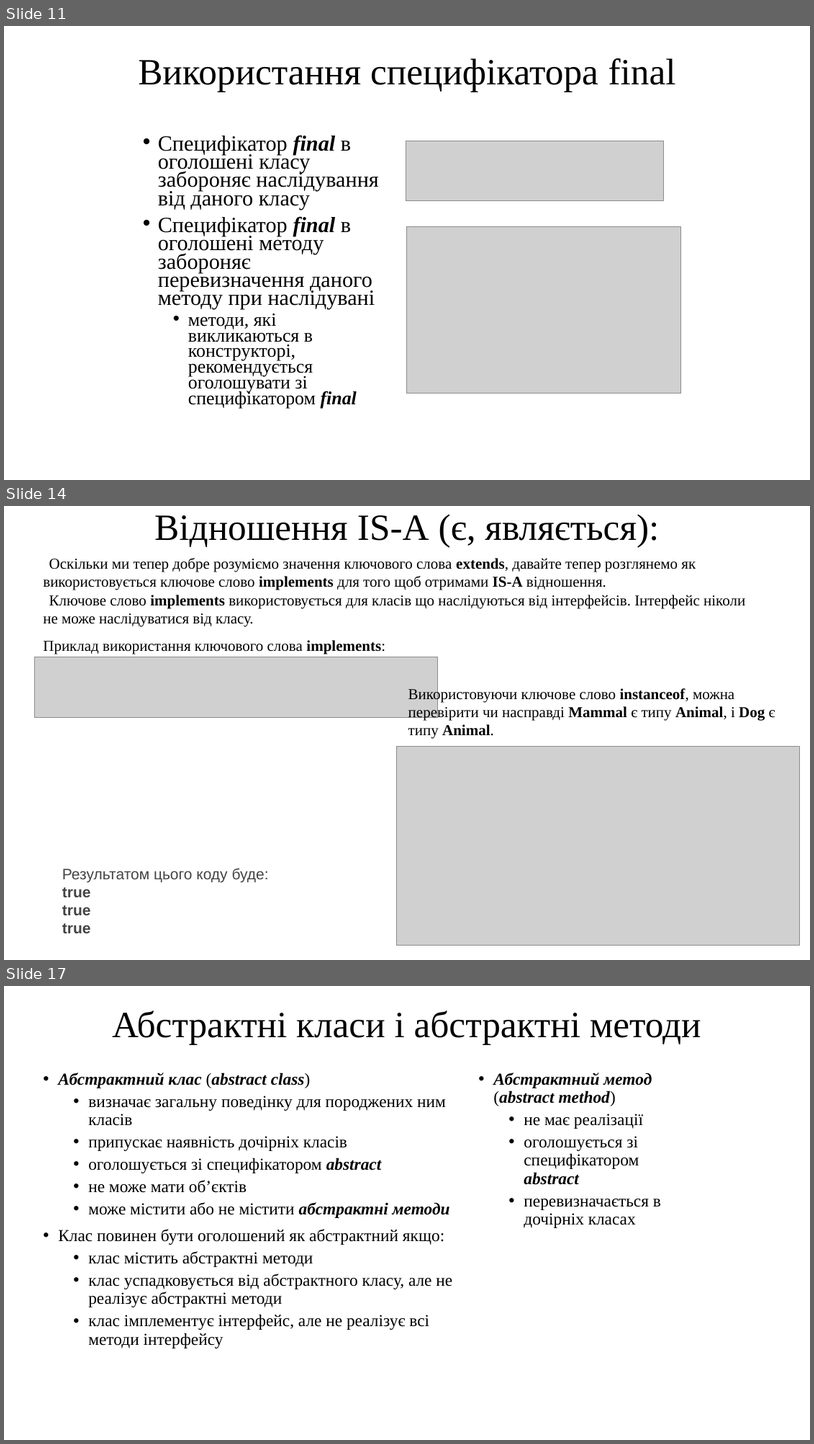
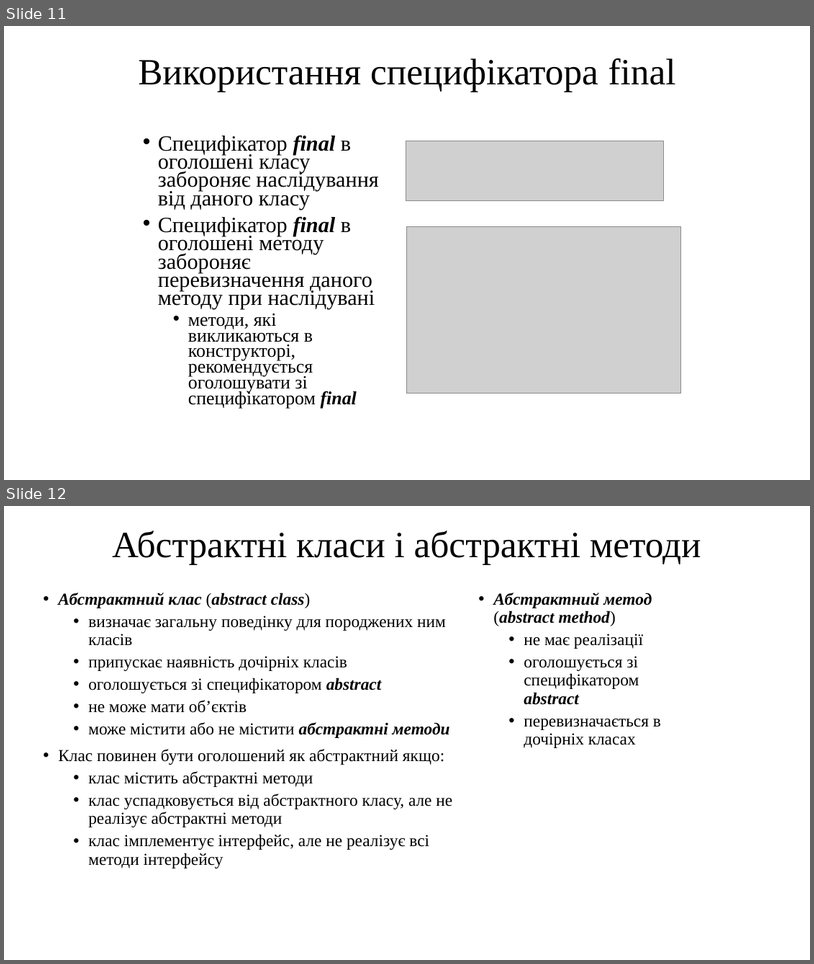
Before and after one commit to arg3ntuum/JavaCourse, a slide deck: Java Урок 11 ООП. Наслідування і абстракні класи.pptx. Shown one above the other, each under a label of ours: slides 11, 14 and 17 before the commit, slides 11 and 12 after it; the slides between them are not shown. The pictures are 814x1444 and 814x964 pixels, drawn with LibreOffice and Linux fonts; fonts in the diff are those of the drawing; grey boxes stand for pictures. Boxes give left, top, right and bottom in pixels: in the first picture for what was removed or moved away, otherwise in the second. Text is boxed around its words. In the diff, an @@ line names an element or a change of style, - is before the commit and + after.

```diff
--- a/Java Урок 11 ООП. Наслідування і абстракні класи.pptx
+++ b/Java Урок 11 ООП. Наслідування і абстракні класи.pptx
@@ slide 14 removed at (x1=4, y1=506, x2=810, y2=960), background #FFFFFF @@
@@ text removed at (x1=154, y1=514, x2=659, y2=548) @@
-Відношення IS-A (є, являється):
@@ text removed at (x1=43, y1=558, x2=746, y2=627) @@
-Оскільки ми тепер добре розуміємо значення ключового cлова extends, давайте тепер розглянемо як використовується ключове слово implements для того щоб отримами IS-A відношення.
-Ключове слово implements використовується для класів що наслідуються від інтерфейсів. Інтерфейс ніколи не може наслідуватися від класу.
@@ text removed at (x1=43, y1=640, x2=386, y2=654) @@
-Приклад використання ключового слова implements:
@@ picture removed at (x1=35, y1=657, x2=438, y2=718) @@
@@ text removed at (x1=409, y1=687, x2=776, y2=739) @@
-Використовуючи ключове слово instanceof, можна перевірити чи насправді Mammal є типу Animal, і Dog є типу Animal.
@@ picture removed at (x1=397, y1=746, x2=801, y2=944) @@
@@ text removed at (x1=62, y1=867, x2=269, y2=933) @@
-Результатом цього коду буде:
-true
-true
-true
@@ what was slide 17 is now slide 12 @@
```
Also in this commit, not shown: 4 other slides removed, 1 other file.
